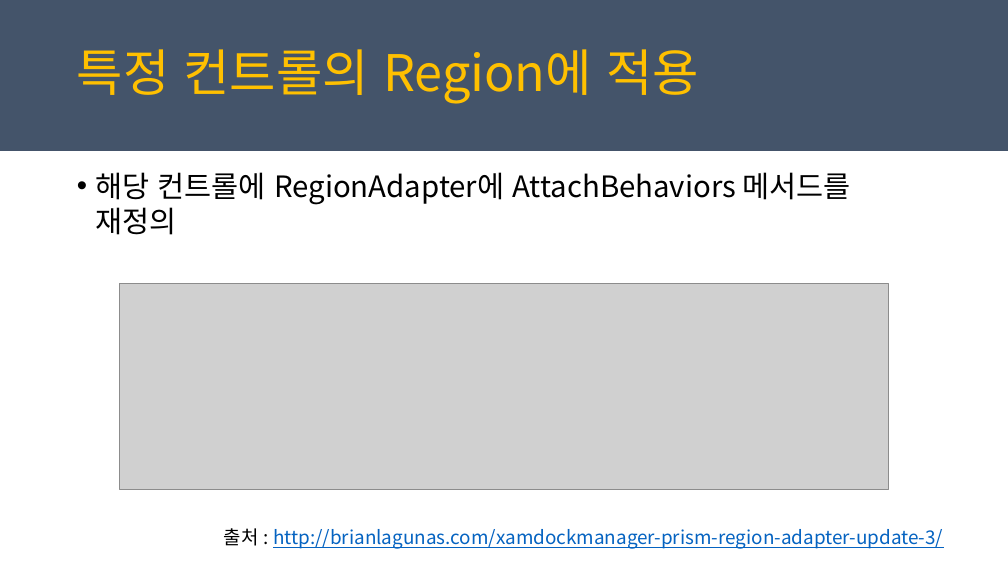
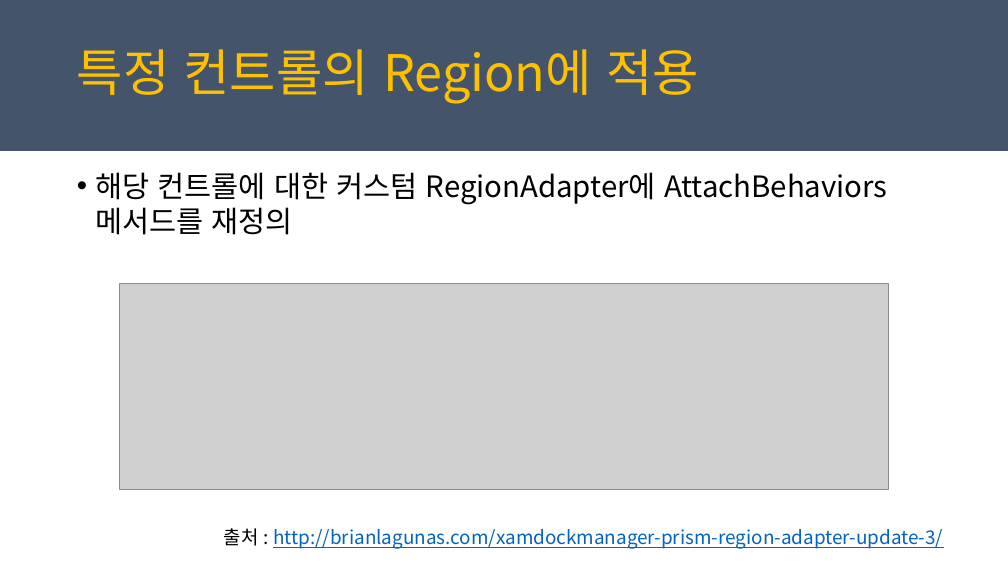
Before and after one commit to juniair/Summary-PPT, a slide deck: slide 25 of PRISM_최종.pptx (slide 26 before the commit). Drawn at 1008x567 pixels with LibreOffice and Linux fonts; fonts in the diff are those of the drawing; grey boxes stand for pictures. Boxes give left, top, right and bottom in pixels: in the first picture for what was removed or moved away, otherwise in the second. Text is boxed around its words. In the diff, an @@ line names an element or a change of style, - is before the commit and + after.

```diff
--- a/PRISM_최종.pptx
+++ b/PRISM_최종.pptx
@@ text at (x1=96, y1=172, x2=888, y2=235): text changed @@
-• 해당 컨트롤에 RegionAdapter에 AttachBehaviors 메서드를 재정의
+• 해당 컨트롤에 대한 커스텀 RegionAdapter에 AttachBehaviors 메서드를 재정의
```
Also in this commit, not shown: 4 other slides changed, 1 slide removed.
